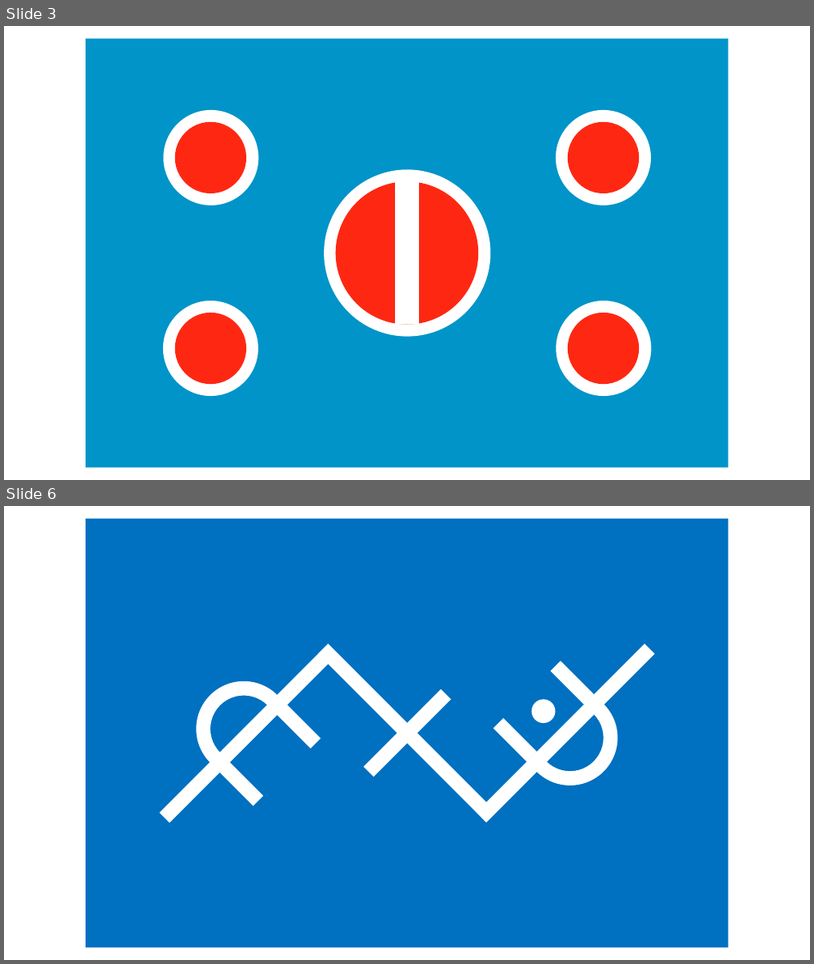
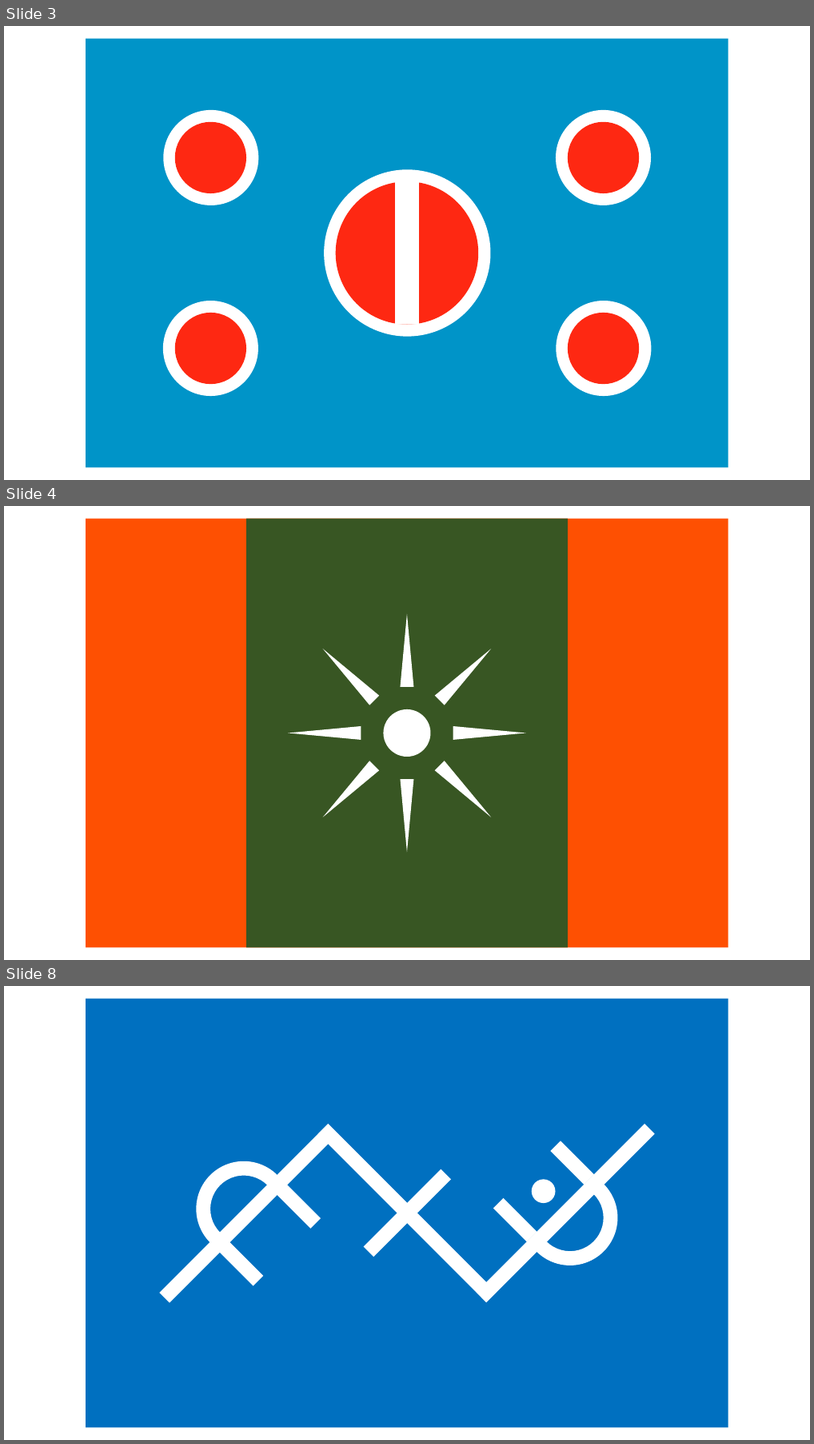
Before and after one commit to Oil-Limk/Conlangs, a slide deck: @src/Img/Edition/Conlangs' Flags.pptx. Shown one above the other, each under a label of ours: slides 3 and 6 before the commit, slides 3, 4 and 8 after it; the slides between them are not shown. The pictures are 814x964 and 814x1444 pixels, drawn with LibreOffice and Linux fonts; fonts in the diff are those of the drawing. Boxes give left, top, right and bottom in pixels: in the first picture for what was removed or moved away, otherwise in the second. Text is boxed around its words. In the diff, an @@ line names an element or a change of style, - is before the commit and + after.

```diff
--- a/@src/Img/Edition/Conlangs' Flags.pptx
+++ b/@src/Img/Edition/Conlangs' Flags.pptx
@@ slide 4 added at bbox=[4, 506, 810, 960], background #FFFFFF @@
@@ rectangle added at bbox=[86, 519, 729, 948], fill #FE5002 @@
@@ rectangle added at bbox=[246, 519, 568, 948], fill #385723 @@
@@ sun added at bbox=[288, 614, 526, 852], fill #FFFFFF @@
@@ what was slide 6 is now slide 8 @@
```
Also in this commit, not shown: 1 slide changed, 4 other slides added, 2 slides removed, 29 other files.
